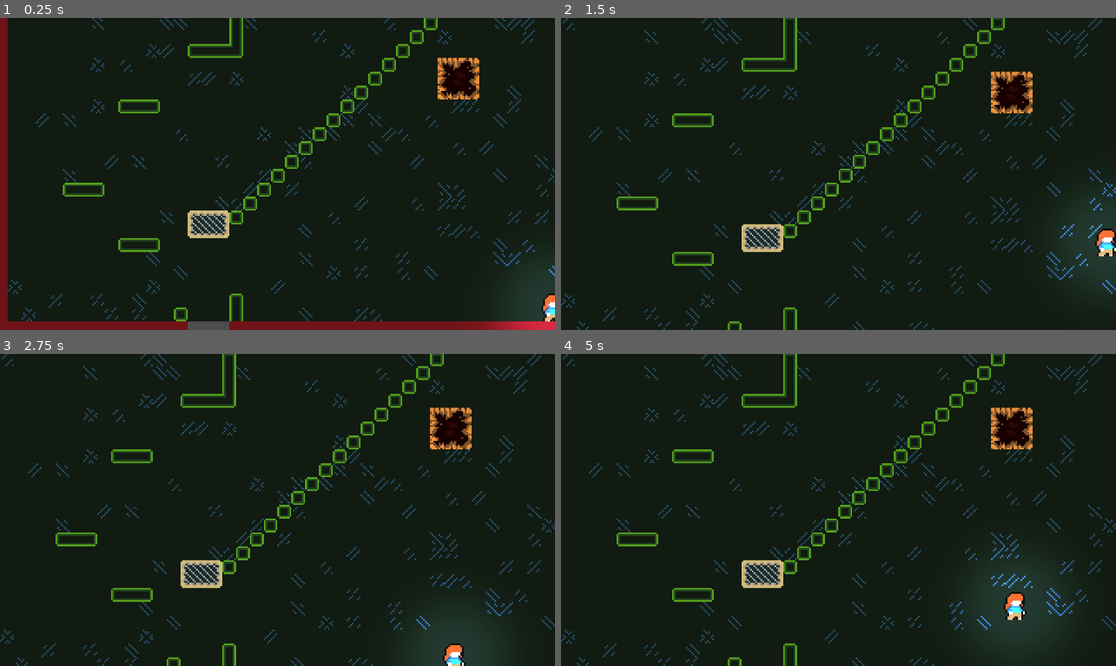
Above: before the commit, frames 1-4 (two rows, left to right).
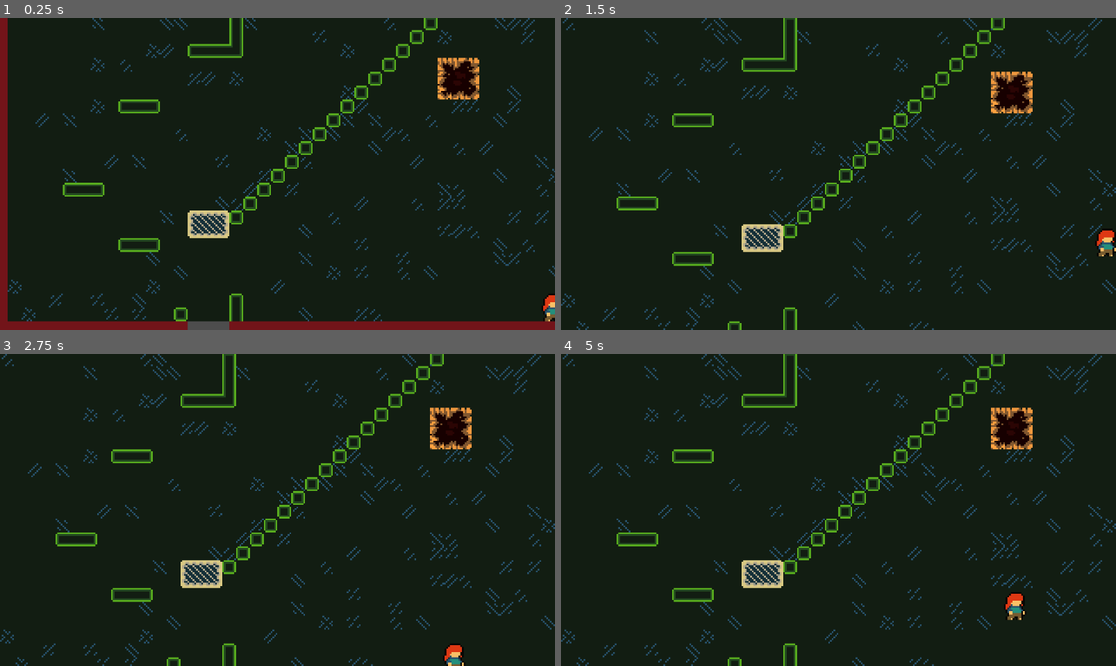
Above: after the commit, the same moments.

Repository: Arkcorner/Insecurity
Game: Godot game, scene res://scenes/Level_1.tscn
Two runs of this game, one before a commit and one after it. Both use one fixed random seed, a clock stepped at 60 frames per second and the inputs below. This scene is started directly instead of the project's main scene.
Inputs (mouse positions are in pixels of both pictures, inside the frame that each line leads up to):
- Up to frame 1 (0.25 s): no input
- Up to frame 2 (1.5 s): tap Enter (ui_accept) at 0.5, 0.77 s; move the mouse to (960, 158) at 0.52 s; hold Ctrl (crouch) 0.53-1.28 s; hold Right (ui_right) from 0.53 s (still down); click (960, 158) at 0.67 s; move the mouse to (727, 189) at 1.27 s; tap C (dash) at 1.35 s
- Up to frame 3 (2.75 s): tap Enter (ui_accept) at 1.52 s; move the mouse to (333, 441) at 2.02 s; release Right (ui_right) at 2.03 s; hold Left (ui_left) from 2.03 s (still down); tap E (interact) at 2.1 s
- Up to frame 4 (5 s): move the mouse to (810, 572) at 2.77 s; release Left (ui_left) at 2.78 s; hold Right (ui_right) 2.78-4.28 s; tap Ctrl (crouch) at 2.85 s; click (810, 572) at 2.92 s; tap Enter (ui_accept) at 3.02, 3.77, 4.52 s; move the mouse to (1005, 556) at 3.52 s; tap C (dash) at 3.6 s; move the mouse to (672, 463) at 4.27 s; hold Left (ui_left) from 4.28 s (still down); tap E (interact) at 4.35 s

The runs differ from the first frame. In frame 1, 1.1% of the frame differs, in the area x 88-100%, y 71-100%; in frame 2, 1.4%; in frame 3, 1.3%; in frame 4, 2.1%, in the area x 69-95%, y 57-91%.

Commit message:
did lighting colour to sunny day

Diff:
--- a/scenes/Level_1.tscn
+++ b/scenes/Level_1.tscn
@@ -1737,5 +1737,5 @@
 offset_right = -15.0
 offset_bottom = -65.0
 
-[node name="CanvasModulate" type="CanvasModulate" parent="."]
-color = Color(0.968627, 0.843137, 0.529412, 1)
+[node name="LightingColour" type="CanvasModulate" parent="."]
+color = Color(0.996078, 0.898039, 0.560784, 1)
--- a/scenes/player.tscn
+++ b/scenes/player.tscn
@@ -1,8 +1,7 @@
-[gd_scene load_steps=5 format=3 uid="uid://cfr70e3fkc16t"]
+[gd_scene load_steps=4 format=3 uid="uid://cvc2wglfqtkmr"]
 
 [ext_resource type="Script" path="res://scripts/Player.gd" id="1_wowva"]
 [ext_resource type="Texture2D" uid="uid://dco7lxmgy3055" path="res://assets/Art/Characters/Player.png" id="2_36iuh"]
-[ext_resource type="Texture2D" uid="uid://c3qrp1tw5i5wx" path="res://assets/Art/Objects/light.png" id="3_fxtkh"]
 
 [sub_resource type="RectangleShape2D" id="RectangleShape2D_5p6pq"]
 size = Vector2(11, 16)
@@ -22,8 +21,4 @@
 [node name="dash_timer" type="Timer" parent="."]
 wait_time = 0.2
 
-[node name="PointLight2D" type="PointLight2D" parent="."]
-texture = ExtResource("3_fxtkh")
-texture_scale = 0.3
-
 [connection signal="timeout" from="dash_timer" to="." method="_on_dash_timer_timeout"]
Not shown: 1 places in scenes/Level_1.tscn that only renumber resources
